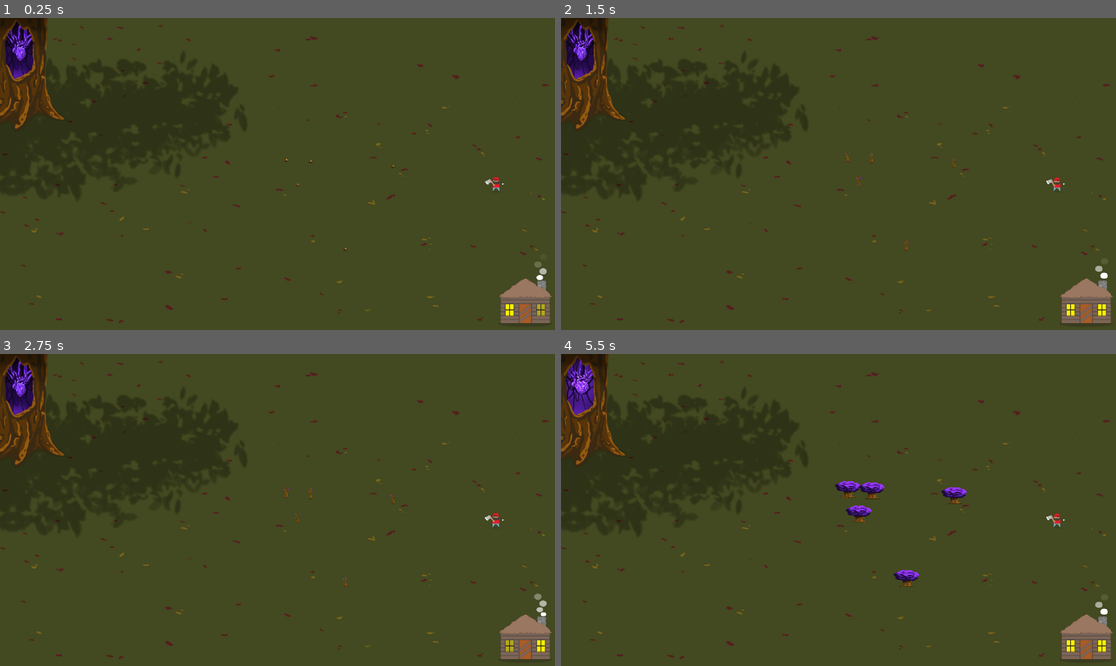
Above: before the commit, frames 1-4 (two rows, left to right).
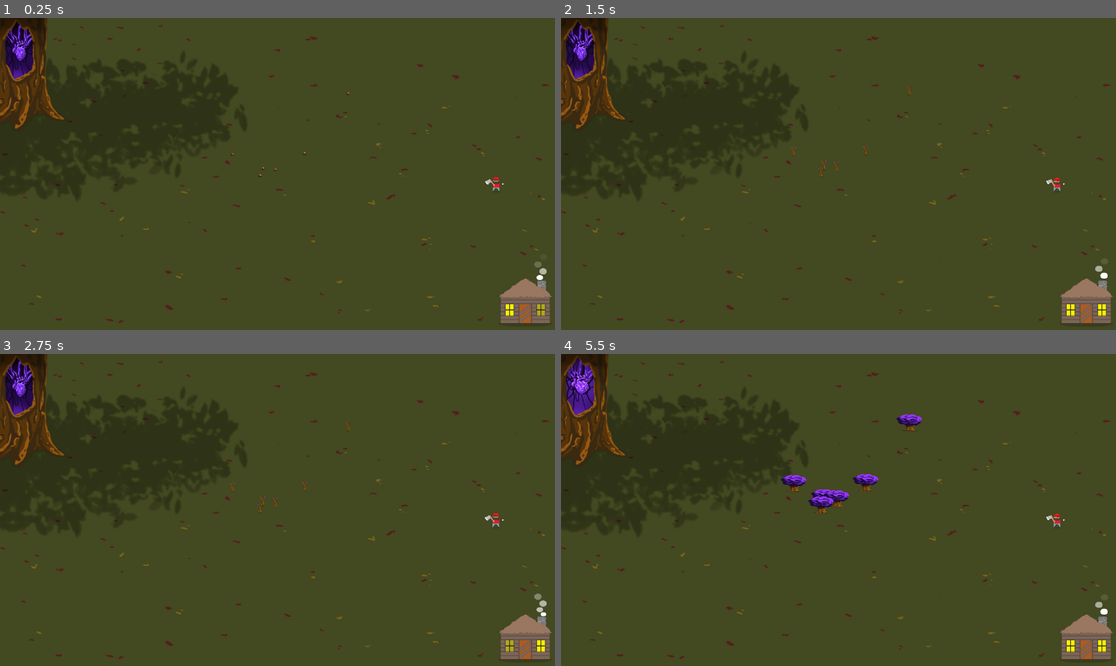
Above: after the commit, the same moments.

Repository: sksmith/ATreeKilledMyFather
Game: Godot game, scene res://Main.tscn
The game is run twice, just before and just after one commit, with the same random seed, the same clock (stepped at 60 frames per second) and the same inputs.
Inputs:
- Up to frame 1 (0.25 s): no input
- Up to frame 2 (1.5 s): hold D (f_move_right) 0.53-1.28 s; hold Space (f_action) 0.53-1.28 s; hold S (f_move_down) from 1.28 s (still down); tap Space (f_action) at 1.35 s
- Up to frame 3 (2.75 s): release S (f_move_down) at 2.03 s; hold D (f_move_right) from 2.03 s (still down); hold Space (f_action) from 2.03 s (still down)
- Up to frame 4 (5.5 s): release D (f_move_right) at 2.78 s; release Space (f_action) at 2.78 s; hold W (f_move_up) 2.78-3.53 s; tap Space (f_action) at 2.85, 4.35 s; hold Space (f_action) 3.53-4.28 s; hold A (f_move_left) 3.53-5.03 s; hold S (f_move_down) from 5.03 s (still down); hold Space (f_action) from 5.03 s (still down)

The runs differ from the first frame. In frame 1, less than 0.1% of the frame differs, in the area x 41-72%, y 23-75%; in frame 2, 0.1%; in frame 3, 0.1%; in frame 4, 1.5%, in the area x 39-74%, y 19-75%.

Commit message:
fixed missing function errors

Diff:
--- a/Main.tscn
+++ b/Main.tscn
@@ -19,23 +19,26 @@
 [node name="LumberjackSpawnPoint" type="Position2D" parent="."]
 position = Vector2( 1704, 575 )
 
-[node name="ShittyTree" parent="." instance=ExtResource( 3 )]
-position = Vector2( 1358, 461 )
-
-[node name="ShittyTree2" parent="." instance=ExtResource( 3 )]
-position = Vector2( 1193, 748 )
-
-[node name="ShittyTree3" parent="." instance=ExtResource( 3 )]
-position = Vector2( 990, 440 )
-
-[node name="ShittyTree4" parent="." instance=ExtResource( 3 )]
-position = Vector2( 1073, 444 )
-
-[node name="ShittyTree5" parent="." instance=ExtResource( 3 )]
-position = Vector2( 1028, 525 )
-
 [node name="HeartTree" parent="." instance=ExtResource( 5 )]
 position = Vector2( 60, 186 )
 
 [node name="Area2D" parent="." instance=ExtResource( 6 )]
 position = Vector2( 1815, 932 )
+
+[node name="Tree" parent="." instance=ExtResource( 3 )]
+position = Vector2( 1203, 209 )
+
+[node name="Tree2" parent="." instance=ExtResource( 3 )]
+position = Vector2( 1052, 416 )
+
+[node name="Tree3" parent="." instance=ExtResource( 3 )]
+position = Vector2( 803, 419 )
+
+[node name="Tree4" parent="." instance=ExtResource( 3 )]
+position = Vector2( 908, 468 )
+
+[node name="Tree5" parent="." instance=ExtResource( 3 )]
+position = Vector2( 951, 472 )
+
+[node name="Tree6" parent="." instance=ExtResource( 3 )]
+position = Vector2( 898, 493 )
--- a/Tree.tscn
+++ b/Tree.tscn
@@ -85,6 +85,4 @@
 wait_time = 5.0
 autostart = true
 
-[connection signal="area_shape_entered" from="." to="." method="_on_ShittyTree_area_shape_entered"]
-[connection signal="area_shape_exited" from="." to="." method="_on_ShittyTree_area_shape_exited"]
 [connection signal="timeout" from="LevelTimer" to="." method="_on_LevelTimer_timeout"]
--- a/project.godot
+++ b/project.godot
@@ -31,36 +31,6 @@
 
 [input]
 
-f_action={
-"deadzone": 0.5,
-"events": [ Object(InputEventKey,"resource_local_to_scene":false,"resource_name":"","device":0,"alt":false,"shift":false,"control":false,"meta":false,"command":false,"pressed":false,"scancode":32,"physical_scancode":0,"unicode":0,"echo":false,"script":null)
-, Object(InputEventJoypadButton,"resource_local_to_scene":false,"resource_name":"","device":1,"button_index":0,"pressure":0.0,"pressed":false,"script":null)
- ]
-}
-f_move_left={
-"deadzone": 0.5,
-"events": [ Object(InputEventJoypadMotion,"resource_local_to_scene":false,"resource_name":"","device":1,"axis":0,"axis_value":-1.0,"script":null)
-, Object(InputEventKey,"resource_local_to_scene":false,"resource_name":"","device":0,"alt":false,"shift":false,"control":false,"meta":false,"command":false,"pressed":false,"scancode":65,"physical_scancode":0,"unicode":0,"echo":false,"script":null)
- ]
-}
-f_move_right={
-"deadzone": 0.5,
-"events": [ Object(InputEventJoypadMotion,"resource_local_to_scene":false,"resource_name":"","device":1,"axis":0,"axis_value":1.0,"script":null)
-, Object(InputEventKey,"resource_local_to_scene":false,"resource_name":"","device":0,"alt":false,"shift":false,"control":false,"meta":false,"command":false,"pressed":false,"scancode":68,"physical_scancode":0,"unicode":0,"echo":false,"script":null)
- ]
-}
-f_move_up={
-"deadzone": 0.5,
-"events": [ Object(InputEventJoypadMotion,"resource_local_to_scene":false,"resource_name":"","device":1,"axis":1,"axis_value":-1.0,"script":null)
-, Object(InputEventKey,"resource_local_to_scene":false,"resource_name":"","device":0,"alt":false,"shift":false,"control":false,"meta":false,"command":false,"pressed":false,"scancode":87,"physical_scancode":0,"unicode":0,"echo":false,"script":null)
- ]
-}
-f_move_down={
-"deadzone": 0.5,
-"events": [ Object(InputEventJoypadMotion,"resource_local_to_scene":false,"resource_name":"","device":1,"axis":1,"axis_value":1.0,"script":null)
-, Object(InputEventKey,"resource_local_to_scene":false,"resource_name":"","device":0,"alt":false,"shift":false,"control":false,"meta":false,"command":false,"pressed":false,"scancode":83,"physical_scancode":0,"unicode":0,"echo":false,"script":null)
- ]
-}
 lj_move_up={
 "deadzone": 0.5,
 "events": [ Object(InputEventKey,"resource_local_to_scene":false,"resource_name":"","device":0,"alt":false,"shift":false,"control":false,"meta":false,"command":false,"pressed":false,"scancode":16777232,"physical_scancode":0,"unicode":0,"echo":false,"script":null)
@@ -139,6 +109,12 @@
 , Object(InputEventKey,"resource_local_to_scene":false,"resource_name":"","device":0,"alt":false,"shift":false,"control":false,"meta":false,"command":false,"pressed":false,"scancode":83,"physical_scancode":0,"unicode":0,"echo":false,"script":null)
  ]
 }
+f_action={
+"deadzone": 0.5,
+"events": [ Object(InputEventKey,"resource_local_to_scene":false,"resource_name":"","device":0,"alt":false,"shift":false,"control":false,"meta":false,"command":false,"pressed":false,"scancode":32,"physical_scancode":0,"unicode":0,"echo":false,"script":null)
+, Object(InputEventJoypadButton,"resource_local_to_scene":false,"resource_name":"","device":1,"button_index":0,"pressure":0.0,"pressed":false,"script":null)
+ ]
+}
 
 [physics]
 
